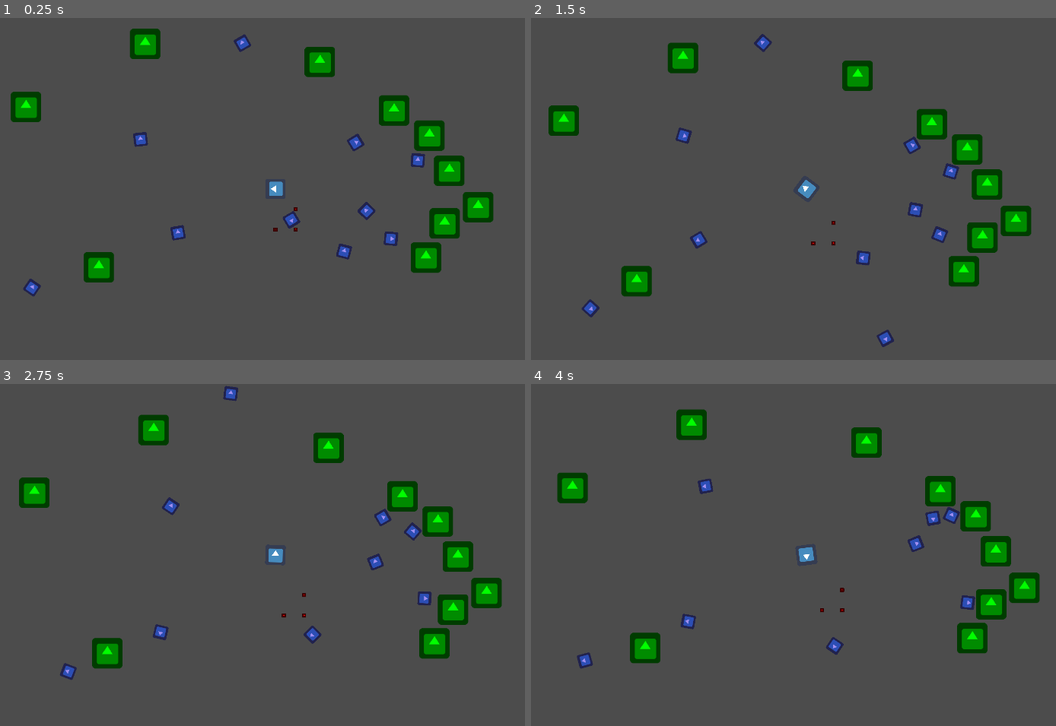
Above: before the commit, frames 1-4 (two rows, left to right).
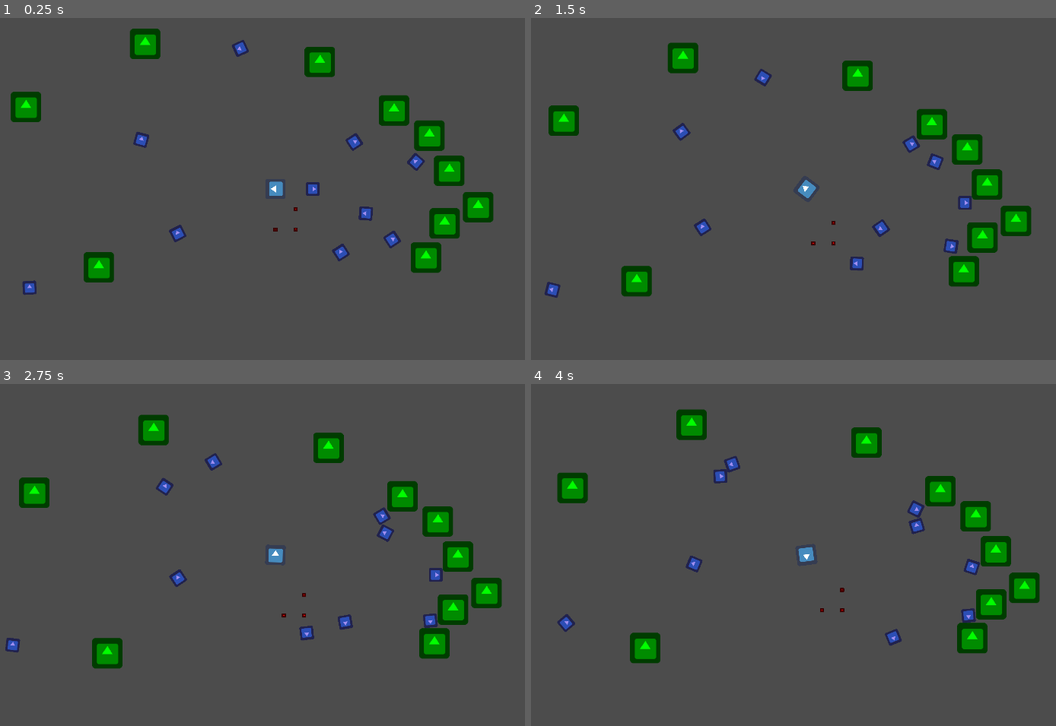
Above: after the commit, the same moments.

Repository: ebrahimebrahim/hungry_and_slow
Game: Godot game, scene res://Main.tscn
Same seed, same stepped clock (60 frames per second), same inputs: the game is played once before the commit and once after it. The engine's default icon, where the game draws it, is replaced by a stand-in: a white triangle on a blue panel in a dark square.
Inputs (mouse positions are in pixels of both pictures, inside the frame that each line leads up to):
- Up to frame 1 (0.25 s): no input
- Up to frame 2 (1.5 s): move the mouse to (940, 171) at 0.52 s; click (940, 171) at 0.67 s; move the mouse to (683, 206) at 1.27 s; click (683, 206) at 1.42 s
- Up to frame 3 (2.75 s): move the mouse to (336, 479) at 2.02 s; click (336, 479) at 2.17 s
- Up to frame 4 (4 s): move the mouse to (777, 623) at 2.77 s; click (777, 623) at 2.92 s; move the mouse to (987, 606) at 3.52 s; click (987, 606) at 3.67 s

The runs differ from the first frame. In frame 1, 0.9% of the frame differs, in the area x 4-82%, y 4-82%; in frame 2, 1.8%, in the area x 2-84%, y 4-97%; in frame 3, 1.7%; in frame 4, 1.7%.

Commit message:
improve idle movement for prey

Diff:
--- a/hungry_and_slow/Creature.gd
+++ b/hungry_and_slow/Creature.gd
@@ -35,15 +35,19 @@
 
 
 
-func set_path(new_path):
+func set_path(new_path : PoolVector2Array):
 	path = new_path
+
+func set_destination(dest : Vector2):
+	set_path(PoolVector2Array([dest]))
+
 
 func step_path(dist : float, delta_t : float) -> void:
 	if not path or dist <= 0 : return
 	step_rotate(path[0]-position,delta_t)
 	var segment_length = position.distance_to(path[0])
 	if dist < segment_length :
-		position += dist * ((path[0]-position) / segment_length)
+		move_and_slide( (dist/delta_t) * (path[0]-position) / segment_length  )
 	elif dist >= segment_length :
 		position = path[0]
 		path.remove(0)
--- a/hungry_and_slow/Prey.gd
+++ b/hungry_and_slow/Prey.gd
@@ -4,12 +4,12 @@
 
 
 const TreeStructure = preload("res://TreeStructure.gd")
-onready var state : TreeStructure = PreyStates.idle
+onready var state : TreeStructure = PreyStates.idle_stopped
 
-# Used for RUNNING_AWAY
+# Used for running_away
 var thing_running_away_from : Node = null
 
-# Used for SEEKING_SAFETY
+# Used for seeking_safety
 var last_known_danger_pos = null # will be a Vector2
 
 var max_speed = 300
@@ -21,8 +21,12 @@
 
 func _physics_process(delta):
 	if state.IS(PreyStates.idle):
-		step_rotate(direction_vec.rotated(0.5*(0.5-randf())*2*PI),delta)
-		step_move_ahead(max_speed/5)
+		if state.IS(PreyStates.idle_stopped):
+			set_destination(self.position + 100*randf()*self.direction_vec.rotated(0.5*(0.5-randf())*2*PI) )
+			state = PreyStates.idle_motion
+		elif state.IS(PreyStates.idle_motion):
+			step_path(max_speed/5 * delta, delta)
+			if not path: state = PreyStates.idle_stopped
 	elif state.IS(PreyStates.running_away):
 		step_rotate(position - thing_running_away_from.position,delta)
 		step_move_ahead(max_speed)
@@ -35,7 +39,7 @@
 
 func _on_Panic_Cooldown_timeout():
 	if state.IS(PreyStates.seeking_safety):
-		state = PreyStates.idle
+		state = PreyStates.idle_stopped
 
 
 func _on_VisibilityRegion_body_entered(body):
--- a/hungry_and_slow/PreyStates.gd
+++ b/hungry_and_slow/PreyStates.gd
@@ -4,8 +4,8 @@
 var PreyStatesTree : TreeStructure = TreeStructure.new("prey")
 
 var idle : TreeStructure
-var idle1 : TreeStructure
-var idle2 : TreeStructure
+var idle_motion : TreeStructure
+var idle_stopped : TreeStructure
 
 var seeking_safety : TreeStructure
 var running_away : TreeStructure
@@ -13,7 +13,7 @@
 
 func _ready():
 	idle = PreyStatesTree.add_child("idle")
-	idle1 = idle.add_child("IDLE1")
-	idle2 = idle.add_child("IDLE2")
+	idle_motion = idle.add_child("in motion")
+	idle_stopped = idle.add_child("stopped")
 	seeking_safety = PreyStatesTree.add_child("seeking safety")
 	running_away = PreyStatesTree.add_child("running away")
